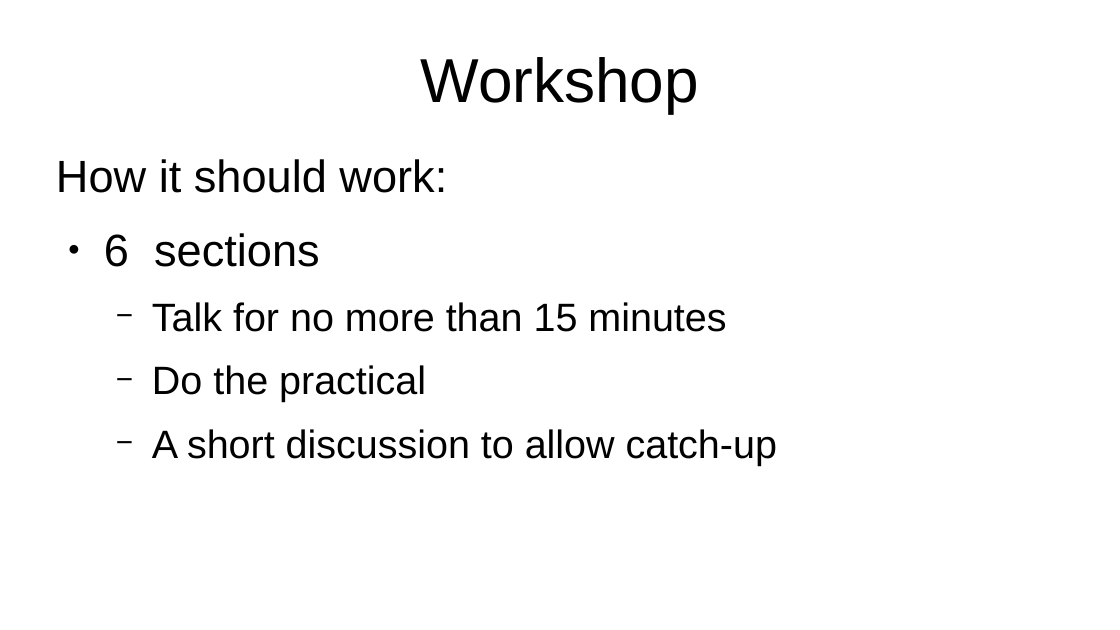
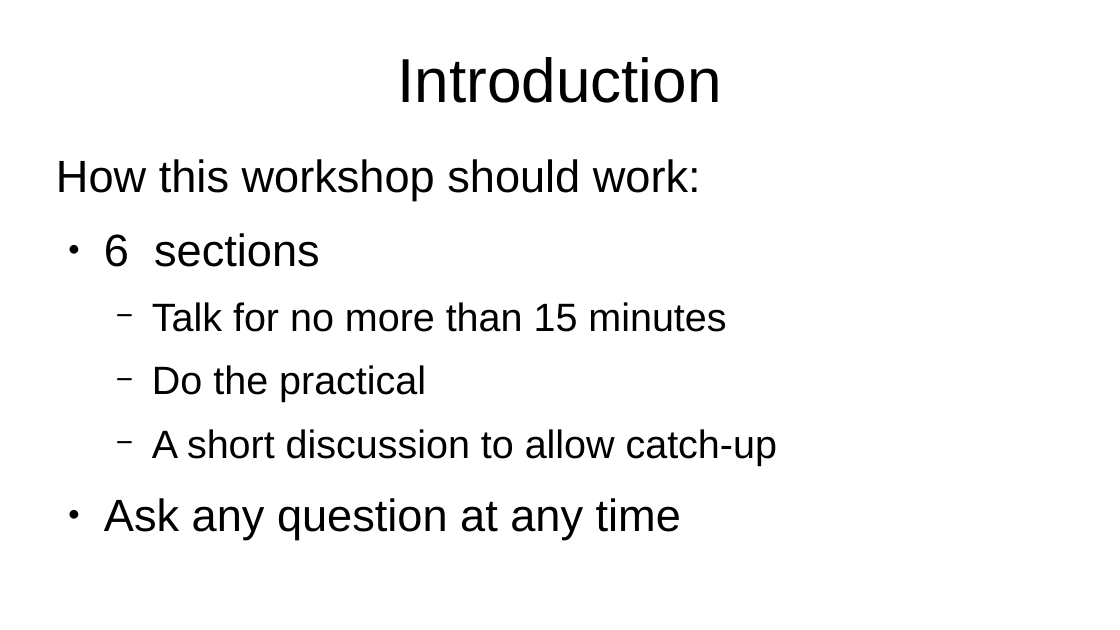
Before and after one commit to threatdragon/threatdragon.github.io, a slide deck: slide 5 of public/downloads/enter-the-dragon.odp (slide 4 before the commit). Drawn at 1120x630 pixels with LibreOffice and Linux fonts; fonts in the diff are those of the drawing. Boxes give left, top, right and bottom in pixels: in the first picture for what was removed or moved away, otherwise in the second. Text is boxed around its words. In the diff, an @@ line names an element or a change of style, - is before the commit and + after.

```diff
--- a/public/downloads/enter-the-dragon.odp
+++ b/public/downloads/enter-the-dragon.odp
@@ title at bbox=[398, 57, 722, 103]: text changed @@
-Workshop
+Introduction
@@ text at bbox=[56, 159, 701, 201]: text changed @@
-How it should work:
+How this workshop should work:
@@ text at bbox=[104, 498, 681, 539]: paragraph added @@
+● Ask any question at any time
```
Also in this commit, not shown: 4 other slides changed, 1 slide added, 2 other files.
